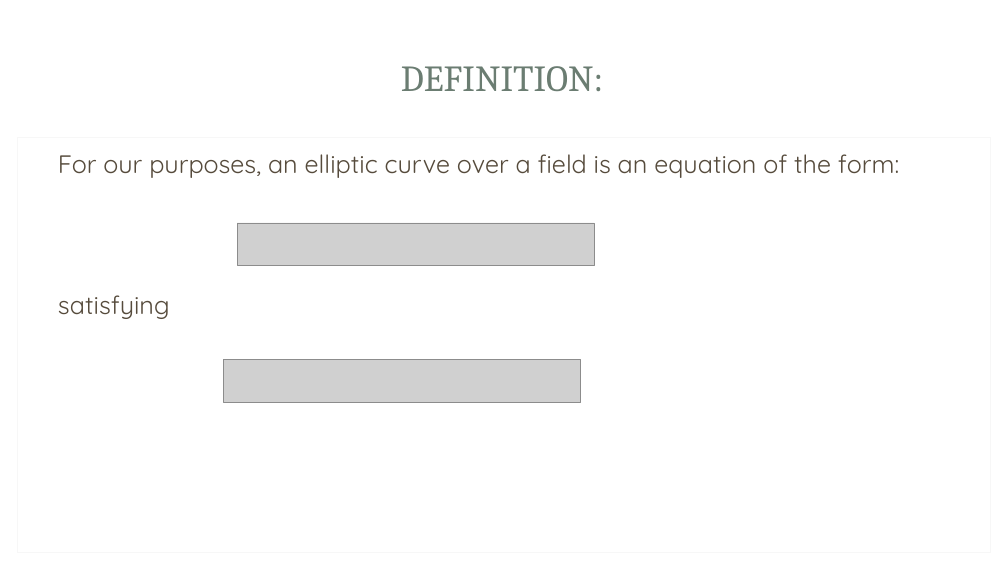
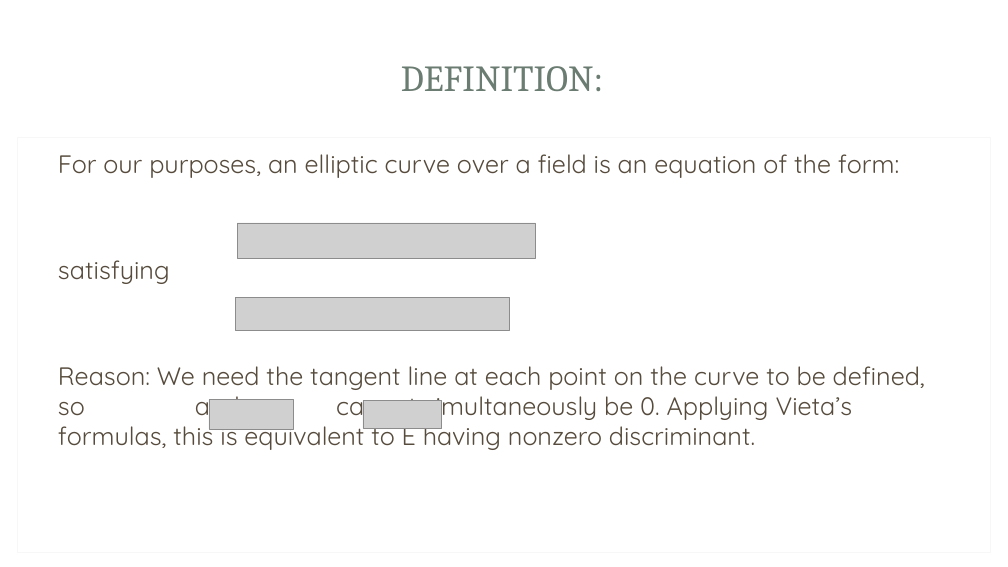
Before and after one commit to Srizzle/CS276-Project-Writeup, a slide deck: slide 2 of Presentation.ppt.pptx. Drawn at 1008x567 pixels with LibreOffice and Linux fonts; fonts in the diff are those of the drawing; grey boxes stand for pictures; background and template pictures are left out. Boxes give left, top, right and bottom in pixels: in the first picture for what was removed or moved away, otherwise in the second. Text is boxed around its words. In the diff, an @@ line names an element or a change of style, - is before the commit and + after.

```diff
--- a/Presentation.ppt.pptx
+++ b/Presentation.ppt.pptx
@@ picture: place and size @@
-picture at (237,223,594,265)
+picture at (237,223,536,258)
@@ picture: place and size @@
-picture at (224,360,581,403)
+picture at (235,297,510,330)
@@ text at (58,366,925,450): paragraph added @@
+Reason: We need the tangent line at each point on the curve to be defined, so and cannot simultaneously be 0. Applying Vieta’s formulas, this is equivalent to E having nonzero discriminant.
@@ picture added at (209,399,293,429) @@
@@ picture added at (363,400,442,428) @@
```
Also in this commit, not shown: 5 other slides changed, 6 slides added, 5 slides removed, 4 other files.
